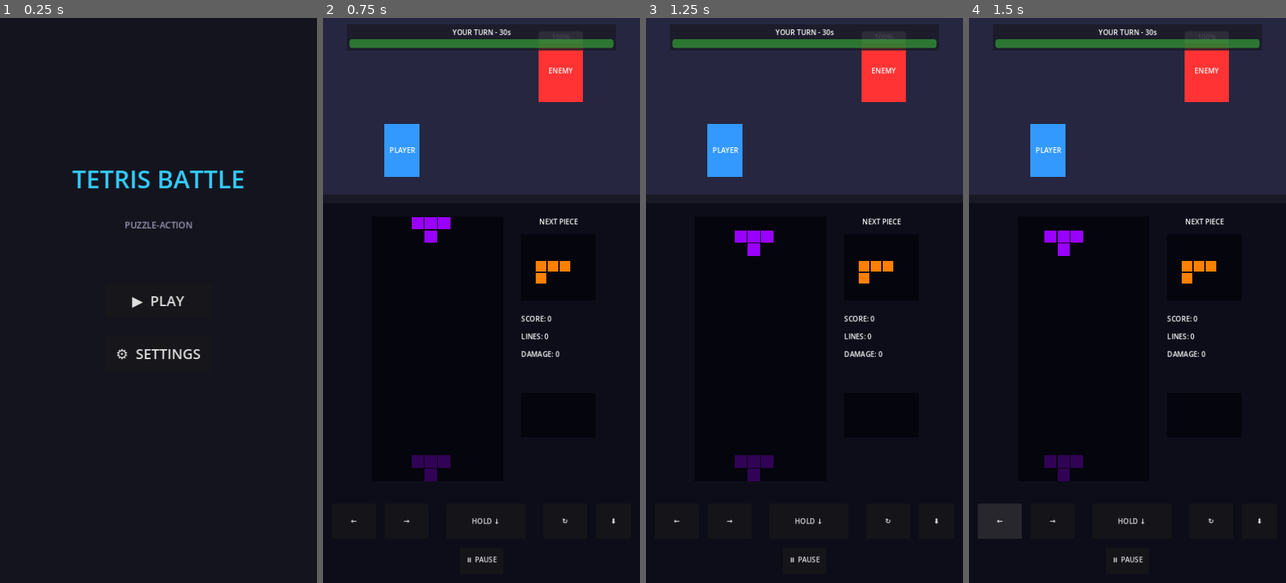
Above: before the commit, frames 1-4 (left to right).
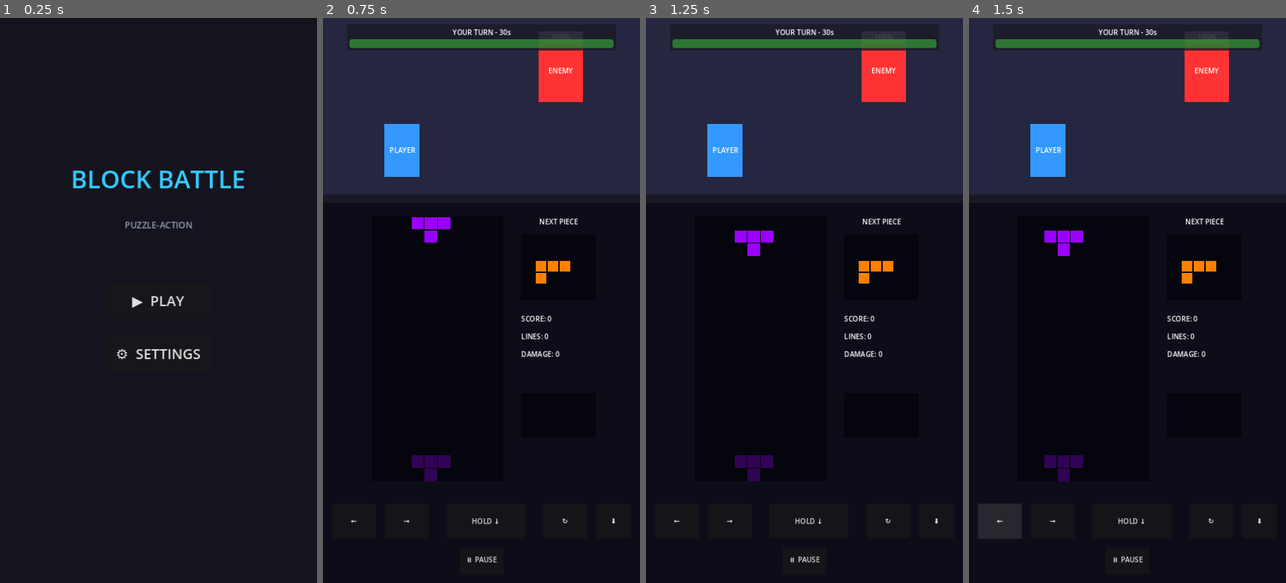
Above: after the commit, the same moments.

Repository: ThaddG/Godot-Puzzle-Action-Tetris
Game: Godot game, scene res://home.tscn
Same seed, same stepped clock (60 frames per second), same inputs: the game is played once before the commit and once after it.
Inputs:
- Up to frame 1 (0.25 s): no input
- Up to frame 2 (0.75 s): click "▶ PLAY" at 0.5 s
- Up to frame 3 (1.25 s): no input
- Up to frame 4 (1.5 s): click "←" at 1.25 s

The runs differ from the first frame. In frame 1, 0.7% of the frame differs, in the area x 22-78%, y 27-31%; in frame 2, nothing differs; in frame 3, nothing differs; in frame 4, nothing differs.

Commit message:
Rename game from "Tetris Battle" to "Block Battle" and update related references

Diff:
--- a/home.tscn
+++ b/home.tscn
@@ -35,7 +35,7 @@
 grow_vertical = 2
 theme_override_colors/font_color = Color(0.2, 0.8, 1, 1)
 theme_override_font_sizes/font_size = 56
-text = "TETRIS BATTLE"
+text = "BLOCK BATTLE"
 horizontal_alignment = 1
 vertical_alignment = 1
 
--- a/main.gd
+++ b/main.gd
@@ -1,24 +1,24 @@
 extends Node2D
 
 # ============================================
-# TETRIS BATTLE GAME - MAIN SCRIPT
+# BLOCK BATTLE GAME - MAIN SCRIPT
 # ============================================
 # This script controls the entire game:
-# - Tetris grid and piece movement
+# - Puzzle grid and piece movement
 # - Battle system (damaging enemy when clearing lines)
 # - Touch controls for mobile
 # ============================================
 
 # --- CONSTANTS (values that never change) ---
 
-# Grid dimensions (standard Tetris is 10 wide, 20 tall)
+# Grid dimensions (10 wide, 20 tall)
 const GRID_WIDTH = 10
 const GRID_HEIGHT = 20
 const CELL_SIZE = 30  # Each cell is 30x30 pixels
 
-# All 7 Tetris pieces (called Tetrominoes)
+# All 7 block pieces (polyominoes)
 # Each piece is defined by 4 block positions relative to center
-const TETROMINOS = {
+const PIECES = {
 	"I": [Vector2(-1, 0), Vector2(0, 0), Vector2(1, 0), Vector2(2, 0)],
 	"O": [Vector2(0, 0), Vector2(1, 0), Vector2(0, 1), Vector2(1, 1)],
 	"T": [Vector2(-1, 0), Vector2(0, 0), Vector2(1, 0), Vector2(0, 1)],
@@ -84,12 +84,12 @@
 const NORMAL_DROP_SPEED = 0.5  # Normal fall speed
 
 # Node references (we'll get these in _ready)
-@onready var grid_container = $TetrisArea/GridContainer
-@onready var score_label = $TetrisArea/ScoreLabel
-@onready var lines_label = $TetrisArea/LinesLabel
-@onready var damage_label = $TetrisArea/DamageLabel
-@onready var combo_label = $TetrisArea/ComboLabel
-@onready var combo_multiplier_label = $TetrisArea/ComboContainer/ComboMultiplier
+@onready var grid_container = $PuzzleArea/GridContainer
+@onready var score_label = $PuzzleArea/ScoreLabel
+@onready var lines_label = $PuzzleArea/LinesLabel
+@onready var damage_label = $PuzzleArea/DamageLabel
+@onready var combo_label = $PuzzleArea/ComboLabel
+@onready var combo_multiplier_label = $PuzzleArea/ComboContainer/ComboMultiplier
 @onready var enemy_health_bar = $BattleArea/Enemy/EnemyHealthBar
 @onready var game_timer = $GameTimer
 @onready var enemy_attack_timer = $EnemyAttackTimer
@@ -140,7 +140,7 @@
 
 	# Manually set up the first piece (don't use spawn_new_piece which would regenerate next)
 	current_piece_type = first_piece
-	current_piece_blocks = TETROMINOS[current_piece_type].duplicate()
+	current_piece_blocks = PIECES[current_piece_type].duplicate()
 	current_piece_position = Vector2(4, 0)
 	update_current_piece_visuals()
 	update_next_piece_preview()
@@ -201,7 +201,7 @@
 
 func get_random_piece_type() -> String:
 	"""Returns a random piece type (I, O, T, S, Z, J, or L)."""
-	var types = TETROMINOS.keys()  # Get all piece names
+	var types = PIECES.keys()  # Get all piece names
 	return types[randi() % types.size()]  # Pick random one
 
 
@@ -213,7 +213,7 @@
 	next_piece_type = get_random_piece_type()
 
 	# Copy the piece shape (we copy so we can rotate without affecting original)
-	current_piece_blocks = TETROMINOS[current_piece_type].duplicate()
+	current_piece_blocks = PIECES[current_piece_type].duplicate()
 
 	# Start at top-center of grid
 	current_piece_position = Vector2(4, 0)
@@ -261,11 +261,11 @@
 	next_piece_visuals.clear()
 
 	# Get the next piece container
-	var preview_box = $TetrisArea/NextPieceBox
+	var preview_box = $PuzzleArea/NextPieceBox
 
 	# Create blocks for preview
 	var color = PIECE_COLORS[next_piece_type]
-	var blocks = TETROMINOS[next_piece_type]
+	var blocks = PIECES[next_piece_type]
 
 	for block_offset in blocks:
 		var block = ColorRect.new()
@@ -624,7 +624,7 @@
 	tween.tween_property(combo_multiplier_label, "scale", Vector2(1, 1), 0.2)
 
 	# Flash the grid with combo color
-	var grid_bg = $TetrisArea/GridContainer/GridBackground
+	var grid_bg = $PuzzleArea/GridContainer/GridBackground
 	var flash_tween = create_tween()
 	var flash_color = Color(0.5, 0.3, 0.1) if current_combo >= 3 else Color(0.3, 0.3, 0.1)
 	flash_tween.tween_property(grid_bg, "color", flash_color, 0.1)
@@ -650,12 +650,12 @@
 # ============================================
 
 func calculate_score(lines: int) -> int:
-	"""Calculates score based on lines cleared (Tetris scoring)."""
+	"""Calculates score based on lines cleared."""
 	match lines:
 		1: return 100
 		2: return 300
 		3: return 500
-		4: return 800  # Tetris!
+		4: return 800  # Full clear!
 		_: return 0
 
 
@@ -665,7 +665,7 @@
 		1: return 10
 		2: return 25
 		3: return 40
-		4: return 80  # Tetris does massive damage!
+		4: return 80  # Full clear does massive damage!
 		_: return 0
 
 
@@ -735,7 +735,7 @@
 	"""Visual effect when lines are cleared."""
 	# Flash the grid
 	var tween = create_tween()
-	var grid_bg = $TetrisArea/GridContainer/GridBackground
+	var grid_bg = $PuzzleArea/GridContainer/GridBackground
 	tween.tween_property(grid_bg, "color", Color(0.3, 0.3, 0.4), 0.1)
 	tween.tween_property(grid_bg, "color", Color(0.02, 0.02, 0.05), 0.1)
 
@@ -825,7 +825,7 @@
 	update_turn_timer_display()
 
 	# Make sure timers are running correctly
-	game_timer.start()  # Tetris pieces fall
+	game_timer.start()  # Pieces fall
 	turn_timer.start()  # Turn countdown
 
 	print("Player turn started! You have " + str(TURN_DURATION) + " seconds.")
@@ -843,7 +843,7 @@
 	# Change bar color to red during enemy turn
 	turn_timer_bar.modulate = Color(1, 0.3, 0.3)
 
-	# Pause the Tetris game during enemy attack
+	# Pause the puzzle game during enemy attack
 	game_timer.stop()
 	turn_timer.stop()
 
--- a/main.tscn
+++ b/main.tscn
@@ -96,23 +96,23 @@
 offset_bottom = 53.0
 color = Color(0.1, 0.1, 0.15, 0.8)
 
-[node name="TetrisArea" type="Node2D" parent="."]
+[node name="PuzzleArea" type="Node2D" parent="."]
 position = Vector2(0, 420)
 
-[node name="TetrisBackground" type="ColorRect" parent="TetrisArea"]
+[node name="PuzzleBackground" type="ColorRect" parent="PuzzleArea"]
 offset_right = 720.0
 offset_bottom = 860.0
 color = Color(0.05, 0.05, 0.1, 1)
 
-[node name="GridContainer" type="Node2D" parent="TetrisArea"]
+[node name="GridContainer" type="Node2D" parent="PuzzleArea"]
 position = Vector2(110, 30)
 
-[node name="GridBackground" type="ColorRect" parent="TetrisArea/GridContainer"]
+[node name="GridBackground" type="ColorRect" parent="PuzzleArea/GridContainer"]
 offset_right = 300.0
 offset_bottom = 600.0
 color = Color(0.02, 0.02, 0.05, 1)
 
-[node name="GridBorder" type="ReferenceRect" parent="TetrisArea/GridContainer"]
+[node name="GridBorder" type="ReferenceRect" parent="PuzzleArea/GridContainer"]
 offset_left = -2.0
 offset_top = -2.0
 offset_right = 302.0
@@ -120,7 +120,7 @@
 border_color = Color(0.5, 0.5, 0.6, 1)
 border_width = 2.0
 
-[node name="NextPieceLabel" type="Label" parent="TetrisArea"]
+[node name="NextPieceLabel" type="Label" parent="PuzzleArea"]
 offset_left = 450.0
 offset_top = 30.0
 offset_right = 620.0
@@ -128,35 +128,35 @@
 text = "NEXT PIECE"
 horizontal_alignment = 1
 
-[node name="NextPieceBox" type="ColorRect" parent="TetrisArea"]
+[node name="NextPieceBox" type="ColorRect" parent="PuzzleArea"]
 offset_left = 450.0
 offset_top = 70.0
 offset_right = 620.0
 offset_bottom = 220.0
 color = Color(0.02, 0.02, 0.05, 1)
 
-[node name="ScoreLabel" type="Label" parent="TetrisArea"]
+[node name="ScoreLabel" type="Label" parent="PuzzleArea"]
 offset_left = 450.0
 offset_top = 250.0
 offset_right = 620.0
 offset_bottom = 280.0
 text = "SCORE: 0"
 
-[node name="LinesLabel" type="Label" parent="TetrisArea"]
+[node name="LinesLabel" type="Label" parent="PuzzleArea"]
 offset_left = 450.0
 offset_top = 290.0
 offset_right = 620.0
 offset_bottom = 320.0
 text = "LINES: 0"
 
-[node name="DamageLabel" type="Label" parent="TetrisArea"]
+[node name="DamageLabel" type="Label" parent="PuzzleArea"]
 offset_left = 450.0
 offset_top = 330.0
 offset_right = 620.0
 offset_bottom = 360.0
 text = "DAMAGE: 0"
 
-[node name="ComboLabel" type="Label" parent="TetrisArea"]
+[node name="ComboLabel" type="Label" parent="PuzzleArea"]
 offset_left = 450.0
 offset_top = 380.0
 offset_right = 620.0
@@ -164,7 +164,7 @@
 theme_override_font_sizes/font_size = 24
 horizontal_alignment = 1
 
-[node name="ComboContainer" type="Control" parent="TetrisArea"]
+[node name="ComboContainer" type="Control" parent="PuzzleArea"]
 layout_mode = 3
 anchors_preset = 0
 offset_left = 450.0
@@ -172,13 +172,13 @@
 offset_right = 620.0
 offset_bottom = 530.0
 
-[node name="ComboBackground" type="ColorRect" parent="TetrisArea/ComboContainer"]
+[node name="ComboBackground" type="ColorRect" parent="PuzzleArea/ComboContainer"]
 layout_mode = 0
 offset_right = 170.0
 offset_bottom = 100.0
 color = Color(0.02, 0.02, 0.05, 1)
 
-[node name="ComboMultiplier" type="Label" parent="TetrisArea/ComboContainer"]
+[node name="ComboMultiplier" type="Label" parent="PuzzleArea/ComboContainer"]
 layout_mode = 0
 offset_right = 170.0
 offset_bottom = 100.0
--- a/project.godot
+++ b/project.godot
@@ -10,7 +10,7 @@
 
 [application]
 
-config/name="Puzzle-Action Tetris"
+config/name="Block Battle"
 run/main_scene="res://home.tscn"
 config/features=PackedStringArray("4.1", "GL Compatibility")
 config/icon="res://icon.svg"
